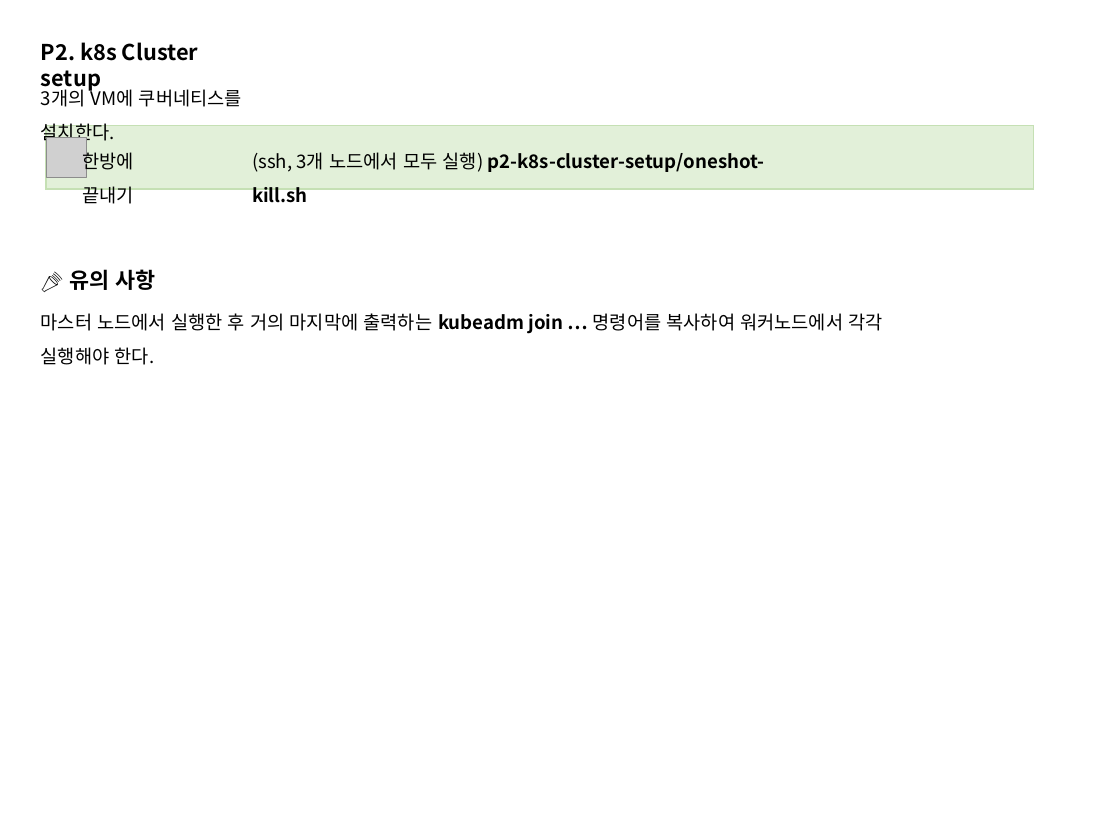
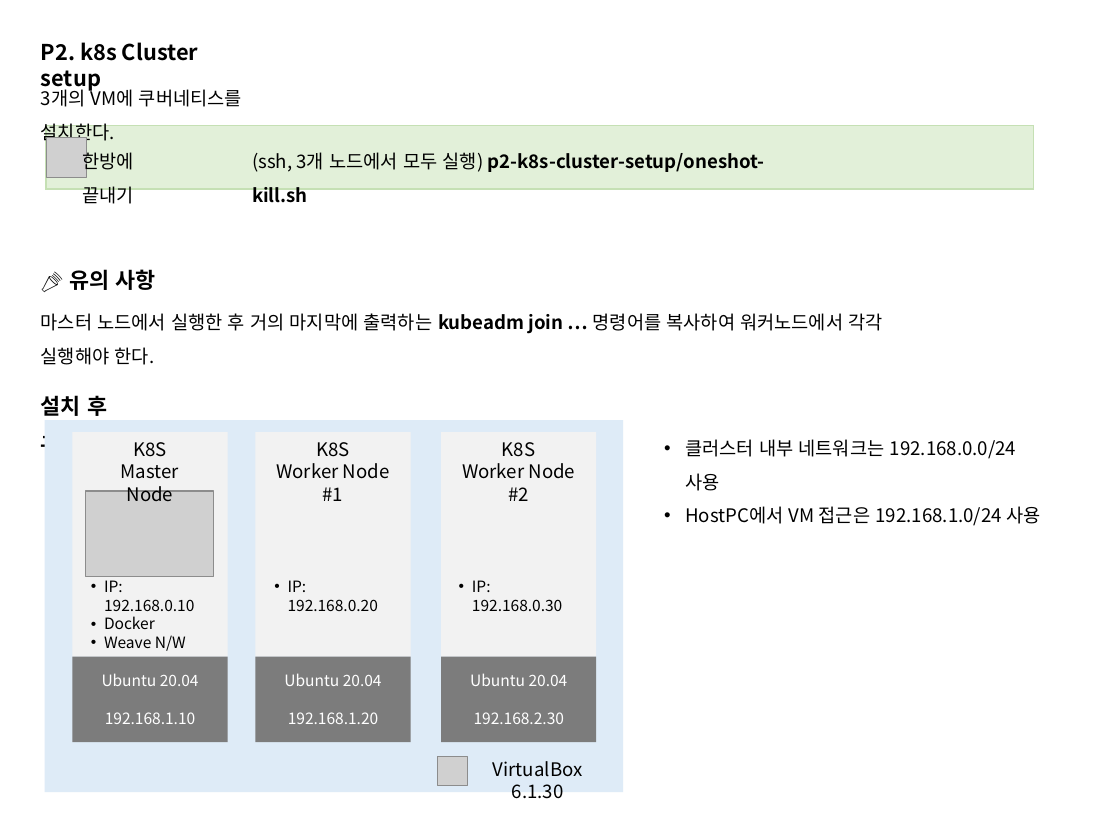
Before and after one commit to grollcake/k8s-practice, a slide deck: slide 5 of k8s practice.pptx. Drawn at 1120x840 pixels with LibreOffice and Linux fonts; fonts in the diff are those of the drawing; grey boxes stand for pictures. Boxes give left, top, right and bottom in pixels: in the first picture for what was removed or moved away, otherwise in the second. Text is boxed around its words. In the diff, an @@ line names an element or a change of style, - is before the commit and + after.

Commit message:
OK

```diff
--- a/k8s practice.pptx
+++ b/k8s practice.pptx
@@ text added at (41,395,107,447), 14 pt, text #000000, bold @@
+설치 후 구성도
@@ rectangle added at (45,420,624,792), fill #DEEBF7 @@
@@ rectangle added at (73,432,228,656), fill #F2F2F2 @@
@@ text added at (121,442,179,502), 12 pt, text #000000 @@
+K8S
+Master Node
@@ rectangle added at (255,432,411,656), fill #F2F2F2 @@
@@ text added at (276,442,390,501), 12 pt, text #000000 @@
+K8S
+Worker Node #1
@@ rectangle added at (441,432,597,656), fill #F2F2F2 @@
@@ text added at (462,442,576,501), 12 pt, text #000000 @@
+K8S
+Worker Node #2
@@ text added at (685,439,1040,526), 12 pt, text #000000 @@
+• 클러스터 내부 네트워크는 192.168.0.0/24 사용
+• HostPC에서 VM 접근은 192.168.1.0/24 사용
@@ picture added at (85,491,214,576) @@
@@ text added at (104,580,194,651), 10 pt, text #000000 @@
+• IP: 192.168.0.10
+• Docker
+• Weave N/W
@@ text added at (288,580,378,611), 10 pt, text #000000 @@
+• IP: 192.168.0.20
@@ text added at (472,580,562,611), 10 pt, text #000000 @@
+• IP: 192.168.0.30
@@ rectangle added at (73,656,228,741), fill #7C7C7C, 10 pt, text #FFFFFF @@
+Ubuntu 20.04
+192.168.1.10
@@ rectangle added at (255,656,411,741), fill #7C7C7C, 10 pt, text #FFFFFF @@
+Ubuntu 20.04
+192.168.1.20
@@ rectangle added at (441,656,597,741), fill #7C7C7C, 10 pt, text #FFFFFF @@
+Ubuntu 20.04
+192.168.2.30
@@ picture added at (438,757,468,786) @@
@@ text added at (493,761,583,799), 12 pt, text #000000 @@
+VirtualBox 6.1.30
```
Also in this commit, not shown: 1 other slide changed, 8 slides added, 1 slide removed.
